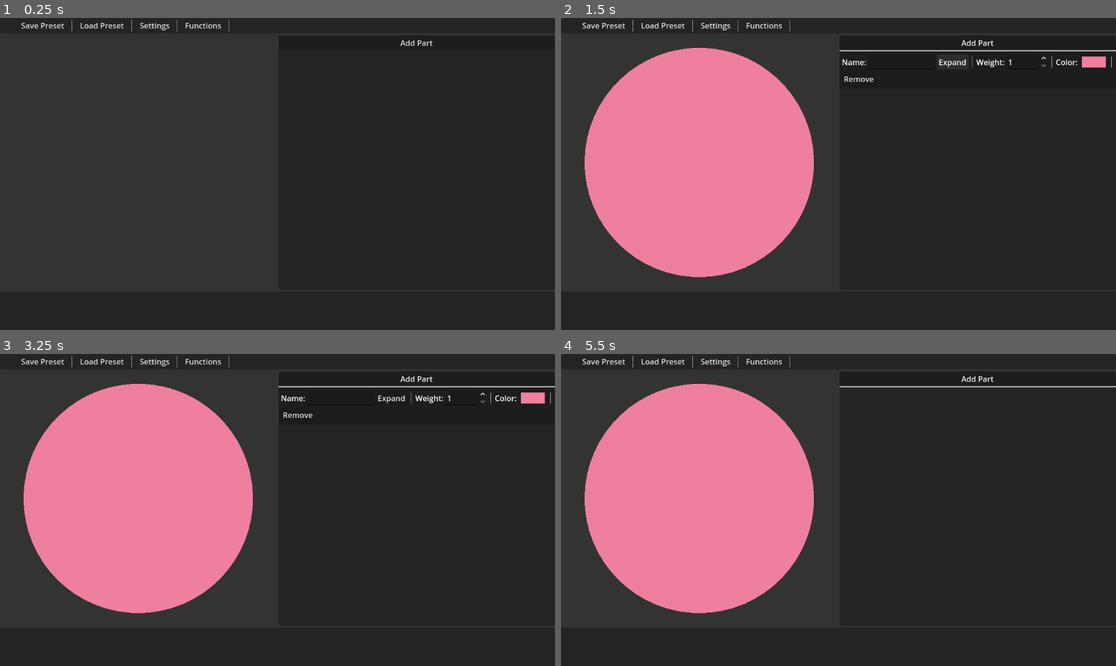
Above: before the commit, frames 1-4 (two rows, left to right).
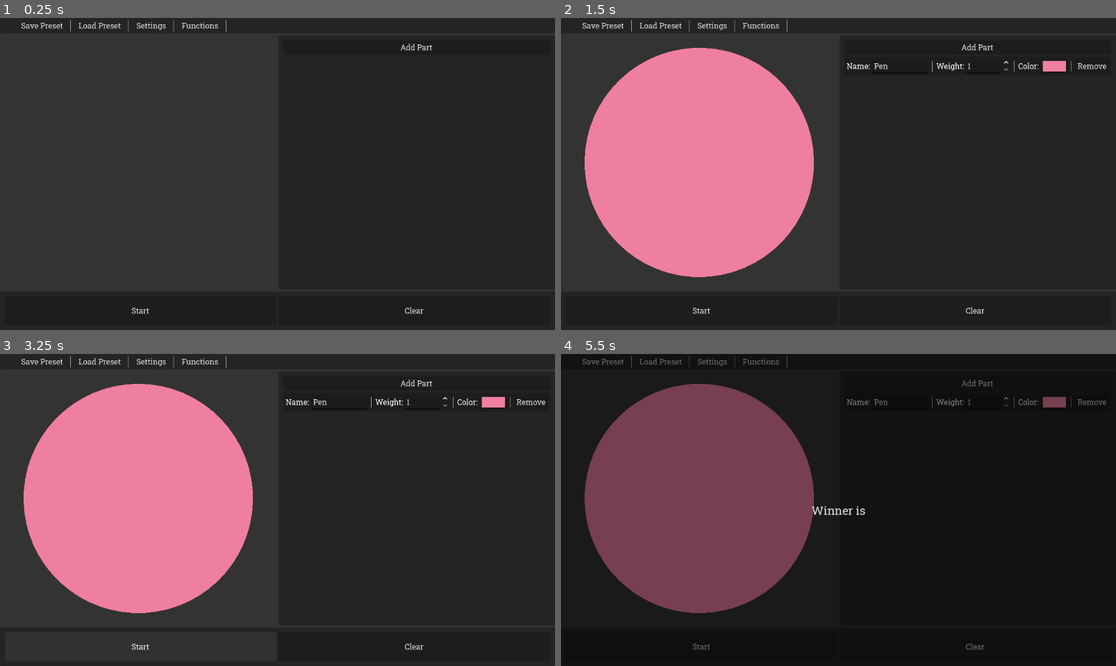
Above: after the commit, the same moments.

Repository: FoxyProgramm/NewRandomWheel
Game: Godot game, scene res://Scenes/Main.tscn
The game is run twice, just before and just after one commit, with the same random seed, the same clock (stepped at 60 frames per second) and the same inputs.
Inputs (mouse positions are in pixels of both pictures, inside the frame that each line leads up to):
- Up to frame 1 (0.25 s): no input
- Up to frame 2 (1.5 s): click "Add Part" at 0.5 s; click (955, 61) at 1.25 s, where only the run before the commit has a clickable "Expand"
- Up to frame 3 (3.25 s): click (416, 647) at 2 s, where only the run after the commit has a clickable "Clear"; click (138, 647) at 2.75 s, where only the run after the commit has a clickable "Start"
- Up to frame 4 (5.5 s): click (699, 647) at 3.5 s, where only the run after the commit has a clickable "Start"; click "Functions" at 4.25 s; click "Remove" at 5 s

The runs differ from the first frame. In frame 1, 0.5% of the frame differs, in the area x 3-78%, y 0-95%; in frame 2, 1.5%; in frame 3, 1.6%; in frame 4, 43%, in the area x 0-100%, y 0-95%.

Commit message:
working version

Diff:
--- /dev/null
+++ b/Materials/yOffset.tres
@@ -0,0 +1,7 @@
+[gd_resource type="ShaderMaterial" load_steps=2 format=3 uid="uid://ck5fmvx8gc6j1"]
+
+[ext_resource type="Shader" uid="uid://b66hhp185ik2h" path="res://Shaders/yOffset.gdshader" id="1_iyvnf"]
+
+[resource]
+shader = ExtResource("1_iyvnf")
+shader_parameter/y_offset = 0.0
--- a/Scenes/Main.tscn
+++ b/Scenes/Main.tscn
@@ -1,12 +1,49 @@
-[gd_scene load_steps=10 format=3 uid="uid://csnf6j0m0e8iu"]
-
+[gd_scene load_steps=16 format=3 uid="uid://csnf6j0m0e8iu"]
+
+[ext_resource type="FontFile" uid="uid://042x6l8h7h68" path="res://Fonts/RobotoSlab-VariableFont_wght.ttf" id="1_pbw6q"]
 [ext_resource type="Script" uid="uid://n1aeksdjoxa2" path="res://Scripts/Wheel/Main.gd" id="1_r150o"]
 [ext_resource type="Script" uid="uid://by2j7e10lh51f" path="res://Scripts/Wheel/Wheel.gd" id="2_idj7w"]
 [ext_resource type="Theme" uid="uid://b17doppsnjpxe" path="res://Themes/Separator.tres" id="3_kln2b"]
 [ext_resource type="Script" uid="uid://nv8otsdpg3yp" path="res://Scripts/WindowBase.gd" id="4_rgh2o"]
 
+[sub_resource type="Theme" id="Theme_v1gob"]
+default_font = ExtResource("1_pbw6q")
+default_font_size = 16
+
 [sub_resource type="ViewportTexture" id="ViewportTexture_idj7w"]
 viewport_path = NodePath("SubViewport")
+
+[sub_resource type="Shader" id="Shader_pbw6q"]
+code = "shader_type canvas_item;
+
+uniform float y_offset:hint_range(-64.0, 64.0, 0.01);
+
+void vertex() {
+	VERTEX.y += y_offset;
+}
+
+void fragment() {
+}"
+
+[sub_resource type="ShaderMaterial" id="ShaderMaterial_v1gob"]
+shader = SubResource("Shader_pbw6q")
+shader_parameter/y_offset = 0.0
+
+[sub_resource type="Shader" id="Shader_v1gob"]
+code = "shader_type canvas_item;
+
+uniform float y_offset:hint_range(-64.0, 64.0, 0.01);
+
+void vertex() {
+	VERTEX.y += y_offset;
+}
+
+void fragment() {
+}"
+
+[sub_resource type="ShaderMaterial" id="ShaderMaterial_jw32o"]
+shader = SubResource("Shader_v1gob")
+shader_parameter/y_offset = 0.0
 
 [sub_resource type="StyleBoxFlat" id="StyleBoxFlat_rgh2o"]
 bg_color = Color(0.0784314, 0.0784314, 0.0784314, 0.337255)
@@ -30,6 +67,7 @@
 anchor_bottom = 1.0
 grow_horizontal = 2
 grow_vertical = 2
+theme = SubResource("Theme_v1gob")
 script = ExtResource("1_r150o")
 
 [node name="SubViewport" type="SubViewport" parent="."]
@@ -173,15 +211,25 @@
 [node name="ScrollContainer" type="ScrollContainer" parent="Control/VBoxContainer/Content/HBoxContainer/Control/PanelContainer"]
 layout_mode = 2
 
-[node name="PartsContainer" type="VBoxContainer" parent="Control/VBoxContainer/Content/HBoxContainer/Control/PanelContainer/ScrollContainer"]
-unique_name_in_owner = true
-layout_mode = 2
-size_flags_horizontal = 3
-size_flags_vertical = 3
-
-[node name="AddPart" type="Button" parent="Control/VBoxContainer/Content/HBoxContainer/Control/PanelContainer/ScrollContainer/PartsContainer"]
-unique_name_in_owner = true
-layout_mode = 2
+[node name="MarginContainer" type="MarginContainer" parent="Control/VBoxContainer/Content/HBoxContainer/Control/PanelContainer/ScrollContainer"]
+layout_mode = 2
+size_flags_horizontal = 3
+size_flags_vertical = 3
+theme_override_constants/margin_left = 10
+theme_override_constants/margin_top = 10
+theme_override_constants/margin_right = 10
+theme_override_constants/margin_bottom = 10
+
+[node name="PartsContainer" type="VBoxContainer" parent="Control/VBoxContainer/Content/HBoxContainer/Control/PanelContainer/ScrollContainer/MarginContainer"]
+unique_name_in_owner = true
+layout_mode = 2
+size_flags_horizontal = 3
+size_flags_vertical = 3
+
+[node name="AddPart" type="Button" parent="Control/VBoxContainer/Content/HBoxContainer/Control/PanelContainer/ScrollContainer/MarginContainer/PartsContainer"]
+unique_name_in_owner = true
+layout_mode = 2
+focus_mode = 0
 text = "Add Part"
 
 [node name="Footer" type="PanelContainer" parent="Control/VBoxContainer"]
@@ -189,6 +237,77 @@
 layout_mode = 2
 size_flags_horizontal = 3
 metadata/_edit_use_anchors_ = true
+
+[node name="MarginContainer" type="MarginContainer" parent="Control/VBoxContainer/Footer"]
+layout_mode = 2
+theme_override_constants/margin_left = 10
+theme_override_constants/margin_top = 10
+theme_override_constants/margin_right = 10
+theme_override_constants/margin_bottom = 10
+
+[node name="HBoxContainer" type="HBoxContainer" parent="Control/VBoxContainer/Footer/MarginContainer"]
+layout_mode = 2
+
+[node name="StartWheel" type="Button" parent="Control/VBoxContainer/Footer/MarginContainer/HBoxContainer"]
+unique_name_in_owner = true
+layout_mode = 2
+size_flags_horizontal = 3
+focus_mode = 0
+text = "Start"
+
+[node name="ClearWheel" type="Button" parent="Control/VBoxContainer/Footer/MarginContainer/HBoxContainer"]
+unique_name_in_owner = true
+layout_mode = 2
+size_flags_horizontal = 3
+focus_mode = 0
+text = "Clear"
+
+[node name="WinnerScreen" type="Control" parent="."]
+visible = false
+layout_mode = 1
+anchors_preset = 15
+anchor_right = 1.0
+anchor_bottom = 1.0
+grow_horizontal = 2
+grow_vertical = 2
+
+[node name="BG" type="ColorRect" parent="WinnerScreen"]
+layout_mode = 1
+anchors_preset = 15
+anchor_right = 1.0
+anchor_bottom = 1.0
+grow_horizontal = 2
+grow_vertical = 2
+mouse_filter = 2
+color = Color(0, 0, 0, 0)
+
+[node name="VBoxContainer" type="VBoxContainer" parent="WinnerScreen/BG"]
+layout_mode = 1
+anchors_preset = 15
+anchor_right = 1.0
+anchor_bottom = 1.0
+grow_horizontal = 2
+grow_vertical = 2
+mouse_filter = 2
+alignment = 1
+
+[node name="WinnerText" type="Label" parent="WinnerScreen/BG/VBoxContainer"]
+unique_name_in_owner = true
+modulate = Color(1, 1, 1, 0)
+material = SubResource("ShaderMaterial_v1gob")
+layout_mode = 2
+size_flags_horizontal = 4
+theme_override_font_sizes/font_size = 24
+text = "Winner is"
+
+[node name="ActualWinner" type="Label" parent="WinnerScreen/BG/VBoxContainer"]
+unique_name_in_owner = true
+modulate = Color(1, 1, 1, 0)
+material = SubResource("ShaderMaterial_jw32o")
+layout_mode = 2
+size_flags_horizontal = 4
+theme_override_font_sizes/font_size = 32
+text = "Thing"
 
 [node name="Settings" type="Window" parent="."]
 title = "Settings"
@@ -218,19 +337,19 @@
 current_tab = 0
 tab_focus_mode = 0
 
-[node name="TabBar" type="TabBar" parent="Settings/Control/TabContainer"]
+[node name="MainSettings" type="TabBar" parent="Settings/Control/TabContainer"]
 layout_mode = 2
 metadata/_tab_index = 0
 
-[node name="ScrollContainer" type="ScrollContainer" parent="Settings/Control/TabContainer/TabBar"]
-layout_mode = 1
-anchors_preset = 15
-anchor_right = 1.0
-anchor_bottom = 1.0
-grow_horizontal = 2
-grow_vertical = 2
-
-[node name="MarginContainer" type="MarginContainer" parent="Settings/Control/TabContainer/TabBar/ScrollContainer"]
+[node name="ScrollContainer" type="ScrollContainer" parent="Settings/Control/TabContainer/MainSettings"]
+layout_mode = 1
+anchors_preset = 15
+anchor_right = 1.0
+anchor_bottom = 1.0
+grow_horizontal = 2
+grow_vertical = 2
+
+[node name="MarginContainer" type="MarginContainer" parent="Settings/Control/TabContainer/MainSettings/ScrollContainer"]
 layout_mode = 2
 size_flags_horizontal = 3
 size_flags_vertical = 3
@@ -239,41 +358,46 @@
 theme_override_constants/margin_right = 5
 theme_override_constants/margin_bottom = 5
 
-[node name="VBoxContainer" type="VBoxContainer" parent="Settings/Control/TabContainer/TabBar/ScrollContainer/MarginContainer"]
-layout_mode = 2
-size_flags_horizontal = 3
-size_flags_vertical = 3
-
-[node name="HBoxContainer" type="HBoxContainer" parent="Settings/Control/TabContainer/TabBar/ScrollContainer/MarginContainer/VBoxContainer"]
-layout_mode = 2
-
-[node name="Label" type="Label" parent="Settings/Control/TabContainer/TabBar/ScrollContainer/MarginContainer/VBoxContainer/HBoxContainer"]
-layout_mode = 2
-text = "prop"
-
-[node name="SpinBox" type="SpinBox" parent="Settings/Control/TabContainer/TabBar/ScrollContainer/MarginContainer/VBoxContainer/HBoxContainer"]
-layout_mode = 2
-size_flags_horizontal = 10
-
-[node name="HBoxContainer2" type="HBoxContainer" parent="Settings/Control/TabContainer/TabBar/ScrollContainer/MarginContainer/VBoxContainer"]
-layout_mode = 2
-
-[node name="Label" type="Label" parent="Settings/Control/TabContainer/TabBar/ScrollContainer/MarginContainer/VBoxContainer/HBoxContainer2"]
-layout_mode = 2
-text = "prop"
-
-[node name="CheckButton" type="CheckButton" parent="Settings/Control/TabContainer/TabBar/ScrollContainer/MarginContainer/VBoxContainer/HBoxContainer2"]
-layout_mode = 2
-size_flags_horizontal = 10
-
-[node name="HBoxContainer3" type="HBoxContainer" parent="Settings/Control/TabContainer/TabBar/ScrollContainer/MarginContainer/VBoxContainer"]
-layout_mode = 2
-
-[node name="Label" type="Label" parent="Settings/Control/TabContainer/TabBar/ScrollContainer/MarginContainer/VBoxContainer/HBoxContainer3"]
-layout_mode = 2
-text = "prop"
-
-[node name="OptionButton" type="OptionButton" parent="Settings/Control/TabContainer/TabBar/ScrollContainer/MarginContainer/VBoxContainer/HBoxContainer3"]
+[node name="VBoxContainer" type="VBoxContainer" parent="Settings/Control/TabContainer/MainSettings/ScrollContainer/MarginContainer"]
+layout_mode = 2
+size_flags_horizontal = 3
+size_flags_vertical = 3
+
+[node name="HBoxContainer" type="HBoxContainer" parent="Settings/Control/TabContainer/MainSettings/ScrollContainer/MarginContainer/VBoxContainer"]
+layout_mode = 2
+
+[node name="Label" type="Label" parent="Settings/Control/TabContainer/MainSettings/ScrollContainer/MarginContainer/VBoxContainer/HBoxContainer"]
+layout_mode = 2
+text = "Wheel Spin Time (s)"
+
+[node name="SpinBox" type="SpinBox" parent="Settings/Control/TabContainer/MainSettings/ScrollContainer/MarginContainer/VBoxContainer/HBoxContainer"]
+layout_mode = 2
+size_flags_horizontal = 10
+min_value = 0.5
+step = 0.1
+value = 2.5
+
+[node name="HBoxContainer2" type="HBoxContainer" parent="Settings/Control/TabContainer/MainSettings/ScrollContainer/MarginContainer/VBoxContainer"]
+visible = false
+layout_mode = 2
+
+[node name="Label" type="Label" parent="Settings/Control/TabContainer/MainSettings/ScrollContainer/MarginContainer/VBoxContainer/HBoxContainer2"]
+layout_mode = 2
+text = "prop"
+
+[node name="CheckButton" type="CheckButton" parent="Settings/Control/TabContainer/MainSettings/ScrollContainer/MarginContainer/VBoxContainer/HBoxContainer2"]
+layout_mode = 2
+size_flags_horizontal = 10
+
+[node name="HBoxContainer3" type="HBoxContainer" parent="Settings/Control/TabContainer/MainSettings/ScrollContainer/MarginContainer/VBoxContainer"]
+visible = false
+layout_mode = 2
+
+[node name="Label" type="Label" parent="Settings/Control/TabContainer/MainSettings/ScrollContainer/MarginContainer/VBoxContainer/HBoxContainer3"]
+layout_mode = 2
+text = "prop"
+
+[node name="OptionButton" type="OptionButton" parent="Settings/Control/TabContainer/MainSettings/ScrollContainer/MarginContainer/VBoxContainer/HBoxContainer3"]
 layout_mode = 2
 size_flags_horizontal = 10
 item_count = 2
@@ -282,22 +406,108 @@
 popup/item_1/text = "Item 2"
 popup/item_1/id = 1
 
-[node name="HBoxContainer4" type="HBoxContainer" parent="Settings/Control/TabContainer/TabBar/ScrollContainer/MarginContainer/VBoxContainer"]
-layout_mode = 2
-
-[node name="Label" type="Label" parent="Settings/Control/TabContainer/TabBar/ScrollContainer/MarginContainer/VBoxContainer/HBoxContainer4"]
-layout_mode = 2
-text = "prop"
-
-[node name="ColorPickerButton" type="ColorPickerButton" parent="Settings/Control/TabContainer/TabBar/ScrollContainer/MarginContainer/VBoxContainer/HBoxContainer4"]
+[node name="HBoxContainer4" type="HBoxContainer" parent="Settings/Control/TabContainer/MainSettings/ScrollContainer/MarginContainer/VBoxContainer"]
+visible = false
+layout_mode = 2
+
+[node name="Label" type="Label" parent="Settings/Control/TabContainer/MainSettings/ScrollContainer/MarginContainer/VBoxContainer/HBoxContainer4"]
+layout_mode = 2
+text = "prop"
+
+[node name="ColorPickerButton" type="ColorPickerButton" parent="Settings/Control/TabContainer/MainSettings/ScrollContainer/MarginContainer/VBoxContainer/HBoxContainer4"]
 layout_mode = 2
 size_flags_horizontal = 10
 text = "Color"
 
-[node name="HBoxContainer5" type="HBoxContainer" parent="Settings/Control/TabContainer/TabBar/ScrollContainer/MarginContainer/VBoxContainer"]
-layout_mode = 2
-
-[node name="Label" type="Label" parent="Settings/Control/TabContainer/TabBar/ScrollContainer/MarginContainer/VBoxContainer/HBoxContainer5"]
+[node name="HBoxContainer5" type="HBoxContainer" parent="Settings/Control/TabContainer/MainSettings/ScrollContainer/MarginContainer/VBoxContainer"]
+visible = false
+layout_mode = 2
+
+[node name="Label" type="Label" parent="Settings/Control/TabContainer/MainSettings/ScrollContainer/MarginContainer/VBoxContainer/HBoxContainer5"]
+layout_mode = 2
+text = "prop"
+
+[node name="Themes" type="TabBar" parent="Settings/Control/TabContainer"]
+visible = false
+layout_mode = 2
+metadata/_tab_index = 1
+
+[node name="ScrollContainer" type="ScrollContainer" parent="Settings/Control/TabContainer/Themes"]
+layout_mode = 1
+anchors_preset = 15
+anchor_right = 1.0
+anchor_bottom = 1.0
+grow_horizontal = 2
+grow_vertical = 2
+
+[node name="MarginContainer" type="MarginContainer" parent="Settings/Control/TabContainer/Themes/ScrollContainer"]
+layout_mode = 2
+size_flags_horizontal = 3
+size_flags_vertical = 3
+theme_override_constants/margin_left = 5
+theme_override_constants/margin_top = 5
+theme_override_constants/margin_right = 5
+theme_override_constants/margin_bottom = 5
+
+[node name="VBoxContainer" type="VBoxContainer" parent="Settings/Control/TabContainer/Themes/ScrollContainer/MarginContainer"]
+layout_mode = 2
+size_flags_horizontal = 3
+size_flags_vertical = 3
+
+[node name="HBoxContainer" type="HBoxContainer" parent="Settings/Control/TabContainer/Themes/ScrollContainer/MarginContainer/VBoxContainer"]
+layout_mode = 2
+
+[node name="Label" type="Label" parent="Settings/Control/TabContainer/Themes/ScrollContainer/MarginContainer/VBoxContainer/HBoxContainer"]
+layout_mode = 2
+text = "prop"
+
+[node name="SpinBox" type="SpinBox" parent="Settings/Control/TabContainer/Themes/ScrollContainer/MarginContainer/VBoxContainer/HBoxContainer"]
+layout_mode = 2
+size_flags_horizontal = 10
+
+[node name="HBoxContainer2" type="HBoxContainer" parent="Settings/Control/TabContainer/Themes/ScrollContainer/MarginContainer/VBoxContainer"]
+layout_mode = 2
+
+[node name="Label" type="Label" parent="Settings/Control/TabContainer/Themes/ScrollContainer/MarginContainer/VBoxContainer/HBoxContainer2"]
+layout_mode = 2
+text = "prop"
+
+[node name="CheckButton" type="CheckButton" parent="Settings/Control/TabContainer/Themes/ScrollContainer/MarginContainer/VBoxContainer/HBoxContainer2"]
+layout_mode = 2
+size_flags_horizontal = 10
+
+[node name="HBoxContainer3" type="HBoxContainer" parent="Settings/Control/TabContainer/Themes/ScrollContainer/MarginContainer/VBoxContainer"]
+layout_mode = 2
+
+[node name="Label" type="Label" parent="Settings/Control/TabContainer/Themes/ScrollContainer/MarginContainer/VBoxContainer/HBoxContainer3"]
+layout_mode = 2
+text = "prop"
+
+[node name="OptionButton" type="OptionButton" parent="Settings/Control/TabContainer/Themes/ScrollContainer/MarginContainer/VBoxContainer/HBoxContainer3"]
+layout_mode = 2
+size_flags_horizontal = 10
+item_count = 2
+popup/item_0/text = "Item 1"
+popup/item_0/id = 0
+popup/item_1/text = "Item 2"
+popup/item_1/id = 1
+
+[node name="HBoxContainer4" type="HBoxContainer" parent="Settings/Control/TabContainer/Themes/ScrollContainer/MarginContainer/VBoxContainer"]
+layout_mode = 2
+
+[node name="Label" type="Label" parent="Settings/Control/TabContainer/Themes/ScrollContainer/MarginContainer/VBoxContainer/HBoxContainer4"]
+layout_mode = 2
+text = "prop"
+
+[node name="ColorPickerButton" type="ColorPickerButton" parent="Settings/Control/TabContainer/Themes/ScrollContainer/MarginContainer/VBoxContainer/HBoxContainer4"]
+layout_mode = 2
+size_flags_horizontal = 10
+text = "Color"
+
+[node name="HBoxContainer5" type="HBoxContainer" parent="Settings/Control/TabContainer/Themes/ScrollContainer/MarginContainer/VBoxContainer"]
+layout_mode = 2
+
+[node name="Label" type="Label" parent="Settings/Control/TabContainer/Themes/ScrollContainer/MarginContainer/VBoxContainer/HBoxContainer5"]
 layout_mode = 2
 text = "prop"
 
--- a/Scenes/PartController.tscn
+++ b/Scenes/PartController.tscn
@@ -34,6 +34,7 @@
 size_flags_horizontal = 3
 
 [node name="Button" type="Button" parent="MC/HFC/HBoxContainer"]
+visible = false
 layout_mode = 2
 focus_mode = 0
 text = "Expand"
--- a/Scripts/Classes/PartController.gd
+++ b/Scripts/Classes/PartController.gd
@@ -4,13 +4,18 @@
 
 var linked_part:Part
 
-@onready var weight_box:SpinBox = $MC/HFC/WeightBlock/Weight
+@onready var weight_box:SpinBox          = $MC/HFC/WeightBlock/Weight
 @onready var color_box:ColorPickerButton = $MC/HFC/ColorBlock/Color
+@onready var label_name:LineEdit         = $MC/HFC/HBoxContainer/LineEdit
 
 func _ready() -> void:
 	if linked_part:
 		$MC/HFC/DeleteButton.pressed.connect(request_to_delete.emit)
+		label_name.text_changed.connect(func(text:String):
+			linked_part.name = text
+		)
 		color_box.color = linked_part.color
+		label_name.text = linked_part.name
 		weight_box.value_changed.connect(func(value:float):
 			if linked_part.weight_tween and linked_part.weight_tween.is_running(): linked_part.weight_tween.kill()
 			linked_part.weight_tween = create_tween()
--- a/Scripts/Global.gd
+++ b/Scripts/Global.gd
@@ -1,6 +1,6 @@
 extends Node
 
-var names:Array[String] = ["Pen", "Pineapple", "Apple"]
+var names:Array[String] = ["Pen", "Pineapple", "Apple", "SerGAY", "Lonselot", "Aboba", "Kampukter", "Rubilnik", "Volna", "Horse", "Pam pam pam", "REDISKAAA!!"]
 
 var free_indexes:Array[int] = []
 var currect_idx:int = 0
--- a/Scripts/Wheel/Main.gd
+++ b/Scripts/Wheel/Main.gd
@@ -1,4 +1,6 @@
 extends Control
+
+signal winner_screen_clicked
 
 var part_controller_scene:PackedScene = load("res://Scenes/PartController.tscn")
 var time_to_change_color:float = 0.6
@@ -47,3 +49,44 @@
 	for child:Window in $Functions.get_children():
 		functions_popup.add_item(child.title)
 	functions_popup.id_pressed.connect(func(idx:int): $Functions.get_child(idx).show() )
+
+	$WinnerScreen.gui_input.connect(func(e:InputEvent):
+		if e is InputEventMouseButton and e.pressed:
+			winner_screen_clicked.emit()
+	)
+
+	%StartWheel.pressed.connect(func():
+		var win_score:float = randf()
+		var current_score:float = 0.0
+		var winner:Part
+		for part:Part in %Wheel.parts:
+			if win_score >= current_score and win_score <= (current_score + part.weight_linear):
+				winner = part
+				break
+			current_score += part.weight_linear
+		%Wheel.rotation -= PI*16
+		%WinnerText.material.set('shader_parameter/y_offset', 48)
+		%ActualWinner.material.set('shader_parameter/y_offset', 64)
+		%ActualWinner.text = '4a6=F#O31oaF4'
+		var wheel_tween:Tween = create_tween()
+		wheel_tween.tween_property(%Wheel, 'rotation', (win_score*PI*2)-(PI/2), 1.5).set_trans(Tween.TRANS_CUBIC)
+		wheel_tween.tween_callback($WinnerScreen.show)
+		wheel_tween.tween_property($WinnerScreen/BG, 'color', Color(0,0,0,0.5), 0.7).set_trans(Tween.TRANS_CUBIC)
+		wheel_tween.tween_property(%WinnerText, 'modulate', Color.WHITE, 0.7).set_trans(Tween.TRANS_CUBIC)
+		wheel_tween.parallel().tween_property(%WinnerText.material, 'shader_parameter/y_offset', 24, 0.5).set_trans(Tween.TRANS_CUBIC)
+		wheel_tween.tween_interval(0.2)
+		wheel_tween.tween_property(%ActualWinner, 'text', winner.name, 1.0).set_trans(Tween.TRANS_CUBIC)
+		wheel_tween.parallel().tween_property(%ActualWinner, 'modulate', Color.WHITE, 1.0).set_trans(Tween.TRANS_CUBIC)
+		wheel_tween.parallel().tween_property(%WinnerText.material, 'shader_parameter/y_offset', 0, 1.3).set_trans(Tween.TRANS_CUBIC)
+		wheel_tween.parallel().tween_property(%ActualWinner.material, 'shader_parameter/y_offset', 0, 1.3).set_trans(Tween.TRANS_CUBIC)
+		await wheel_tween.finished
+		await winner_screen_clicked
+		wheel_tween = create_tween()
+		wheel_tween.tween_property(%WinnerText.material, 'shader_parameter/y_offset', -32, 0.5).set_trans(Tween.TRANS_CUBIC)
+		wheel_tween.parallel().tween_property(%ActualWinner.material, 'shader_parameter/y_offset', -48, 0.5).set_trans(Tween.TRANS_CUBIC)
+		wheel_tween.parallel().tween_property(%WinnerText, 'modulate', Color(0,0,0,0), 0.5).set_trans(Tween.TRANS_CUBIC)
+		wheel_tween.parallel().tween_property(%ActualWinner, 'modulate', Color(0,0,0,0), 0.5).set_trans(Tween.TRANS_CUBIC)
+		wheel_tween.tween_interval(0.2)
+		wheel_tween.tween_property($WinnerScreen/BG, 'color', Color(0,0,0,0), 0.7).set_trans(Tween.TRANS_CUBIC)
+		wheel_tween.tween_callback($WinnerScreen.hide)
+	)
--- /dev/null
+++ b/Shaders/yOffset.gdshader
@@ -0,0 +1,10 @@
+shader_type canvas_item;
+
+uniform float y_offset:hint_range(-64.0, 64.0, 0.01);
+
+void vertex() {
+	VERTEX.y += y_offset;
+}
+
+void fragment() {
+}
Binary file added: Fonts/RobotoSlab-VariableFont_wght.ttf
Not shown, added: Fonts/RobotoSlab-VariableFont_wght.ttf.import
Not shown, added: Shaders/yOffset.gdshader.uid
Not shown, added: export_presets.cfg
Not shown, changed: icon.svg.import
